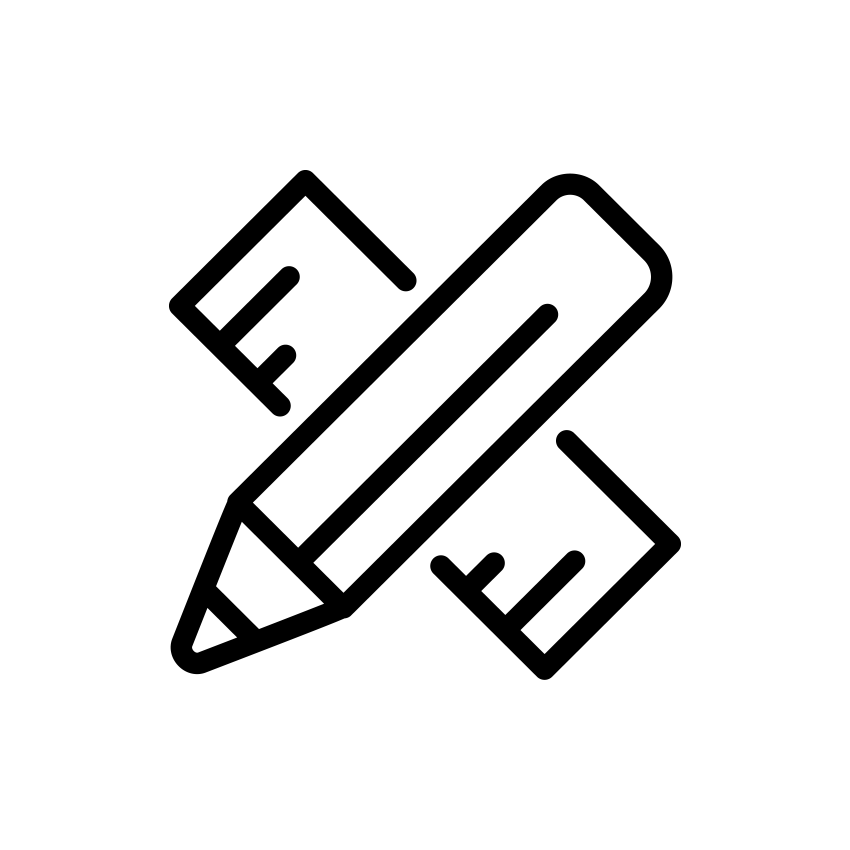
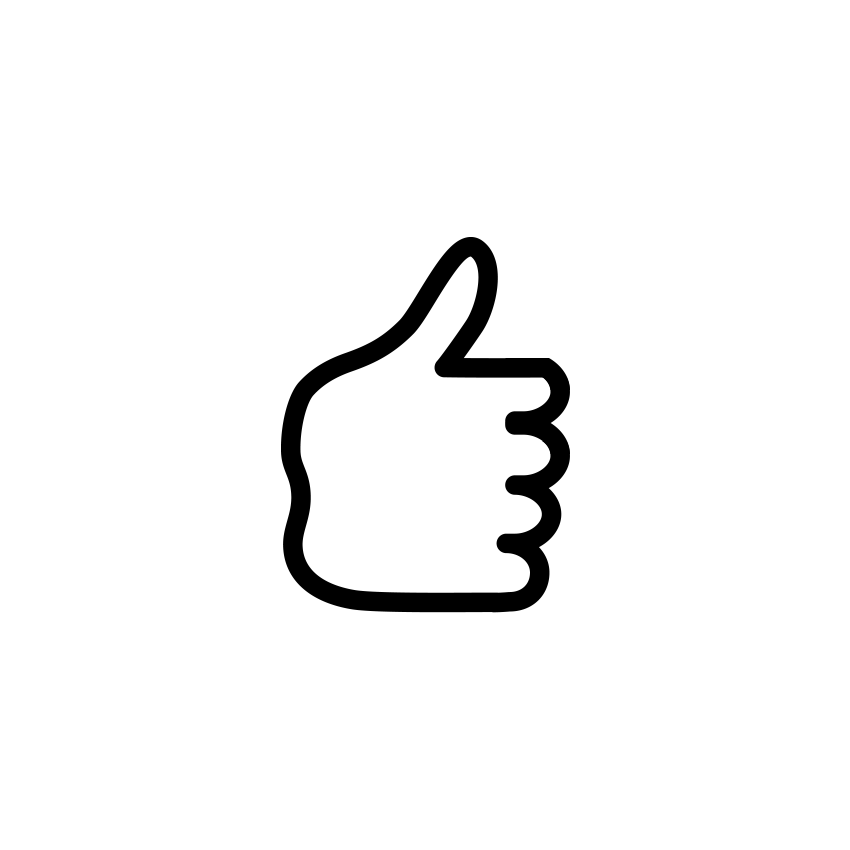
Before/after of a 850×850 layered artwork. What changed in the layer stack:
hid "Calque 8" over [169, 170, 681, 680]
added layer "Calque 12" above "rregister" over [281, 237, 570, 613]
